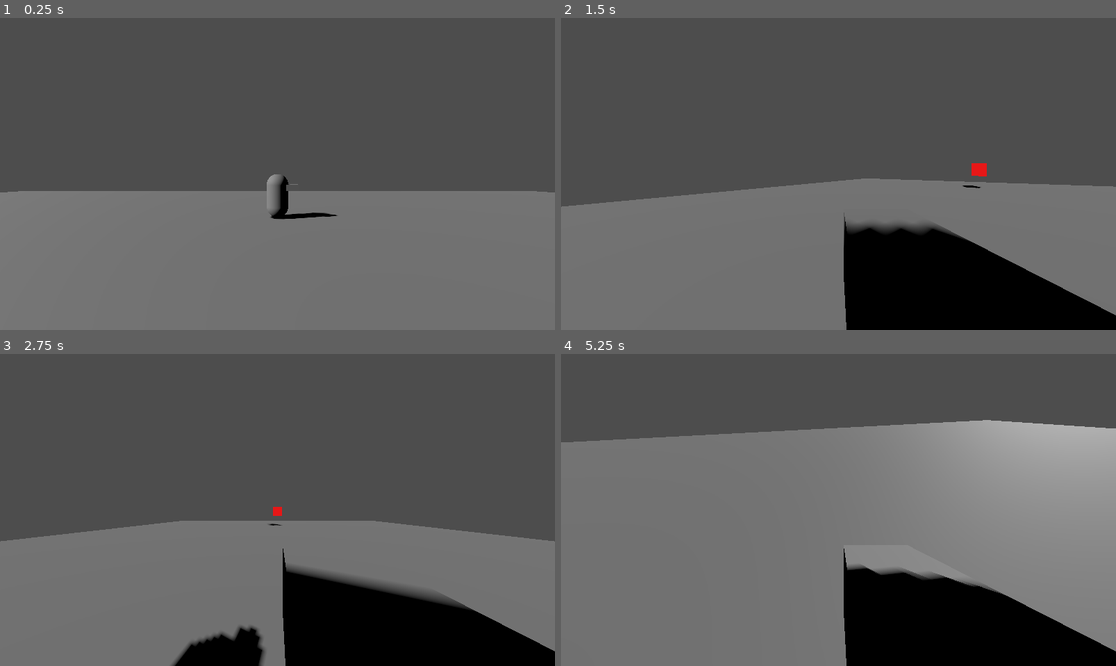
Above: before the commit, frames 1-4 (two rows, left to right).
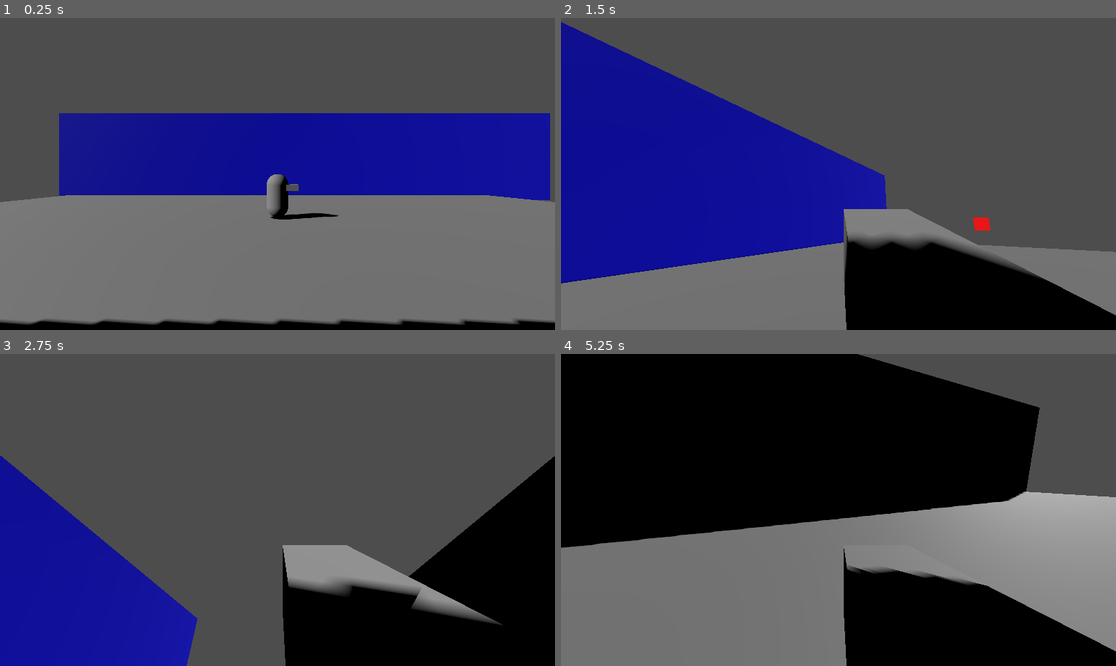
Above: after the commit, the same moments.

Repository: dama33/New-Game-Project
Game: Godot game, scene res://level.tscn
Two runs of this game, one before a commit and one after it. Both use one fixed random seed, a clock stepped at 60 frames per second and the inputs below.
Inputs (mouse positions are in pixels of both pictures, inside the frame that each line leads up to):
- Up to frame 1 (0.25 s): no input
- Up to frame 2 (1.5 s): tap Enter at 0.5 s; move the mouse to (866, 174) at 0.52 s; hold D (right) 0.53-1.28 s; right-click (866, 174) at 0.6 s; tap Ctrl (change_side_view, bound only after the commit) at 0.8, 1.35 s; tap Space at 1.25 s; move the mouse to (810, 174) at 1.27 s; hold A (left) from 1.28 s (still down)
- Up to frame 3 (2.75 s): right-click (249, 510) at 1.55 s; move the mouse to (288, 503) at 2.02 s; release A (left) at 2.03 s; hold D (right) from 2.03 s (still down); right-click (288, 503) at 2.1 s; tap Ctrl (change_side_view, bound only after the commit) at 2.3 s
- Up to frame 4 (5.25 s): tap Enter at 2.75 s; move the mouse to (832, 516) at 2.77 s; click (832, 516) at 2.85 s; right-click (832, 516) at 3.05 s; move the mouse to (877, 513) at 3.52 s; release D (right) at 3.53 s; hold A (left) from 3.53 s (still down); tap Ctrl (change_side_view, bound only after the commit) at 3.6, 5.1 s; tap Escape (change_mouse_mode, bound only before the commit) at 4.15 s; move the mouse to (672, 463) at 4.27 s; right-click (672, 463) at 4.35 s; tap Space at 5 s; move the mouse to (866, 510) at 5.02 s

The runs differ from the first frame. In frame 1, 26% of the frame differs, in the area x 0-100%, y 30-100%; in frame 2, 39%; in frame 3, 40%; in frame 4, 48%, in the area x 0-100%, y 0-78%.

Commit message:
added button and mouse aiming in side scrolling mode. Added got hit signal.

Diff:
--- a/block.tscn
+++ b/block.tscn
@@ -24,7 +24,7 @@
 [node name="HurtboxComponent" parent="." node_paths=PackedStringArray("health_component") instance=ExtResource("3_e2bb5")]
 health_component = NodePath("../HealthComponent")
 
-[node name="CollisionShape3D" type="CollisionShape3D" parent="HurtboxComponent"]
+[node name="Hurtbox" type="CollisionShape3D" parent="HurtboxComponent"]
 shape = SubResource("BoxShape3D_u52ul")
 
 [node name="Mesh" type="MeshInstance3D" parent="."]
--- /dev/null
+++ b/button.gd
@@ -0,0 +1,5 @@
+extends Node3D
+signal button_activated
+
+func _on_hurtbox_component_got_hit() -> void:
+	button_activated.emit()
--- /dev/null
+++ b/button.tscn
@@ -0,0 +1,34 @@
+[gd_scene load_steps=5 format=3 uid="uid://wjscx7l25mq2"]
+
+[ext_resource type="Script" uid="uid://38heqgx8aiwp" path="res://button.gd" id="1_n4tde"]
+[ext_resource type="Script" uid="uid://2r3m2jbolk7a" path="res://components/hurtbox_component.gd" id="1_r04n3"]
+
+[sub_resource type="StandardMaterial3D" id="StandardMaterial3D_r04n3"]
+albedo_color = Color(1, 0, 0, 1)
+
+[sub_resource type="CylinderShape3D" id="CylinderShape3D_n4tde"]
+height = 0.132568
+
+[node name="Button" type="Node3D"]
+script = ExtResource("1_n4tde")
+
+[node name="CSGCylinder3D" type="CSGCylinder3D" parent="."]
+transform = Transform3D(-4.37114e-08, -1, 0, 1, -4.37114e-08, 0, 0, 0, 1, 0.423, 0, 0)
+height = 0.35791
+material = SubResource("StandardMaterial3D_r04n3")
+
+[node name="CSGBox3D" type="CSGBox3D" parent="."]
+transform = Transform3D(1, 0, 0, 0, 1, 0, 0, 0, 1, 0.332092, 0, 0)
+use_collision = true
+size = Vector3(0.335815, 1, 1)
+
+[node name="HurtboxComponent" type="Area3D" parent="."]
+transform = Transform3D(-4.37114e-08, -1, 0, 1, -4.37114e-08, 0, 0, 0, 1, 0.438036, 0, 0)
+script = ExtResource("1_r04n3")
+
+[node name="CollisionShape3D" type="CollisionShape3D" parent="HurtboxComponent"]
+transform = Transform3D(1, 0, 0, 0, 1, 0, 0, 0, 1, -1.77636e-15, -0.141235, 0)
+shape = SubResource("CylinderShape3D_n4tde")
+
+[connection signal="area_entered" from="HurtboxComponent" to="HurtboxComponent" method="_on_area_entered"]
+[connection signal="got_hit" from="HurtboxComponent" to="." method="_on_hurtbox_component_got_hit"]
--- a/components/hurtbox_component.gd
+++ b/components/hurtbox_component.gd
@@ -1,11 +1,14 @@
-extends Node3D
+extends Area3D
 class_name HurtboxComponent
 
 @export var health_component:HealthComponent
+signal got_hit
 
 func get_hit(attack: Attack):
+	print("got hit")
 	if health_component:
 		health_component.damage(attack)
+	got_hit.emit()
 
 func _on_area_entered(area: Area3D) -> void:
 	print("ok")
--- a/components/hurtbox_component.tscn
+++ b/components/hurtbox_component.tscn
@@ -5,4 +5,6 @@
 [node name="HurtboxComponent" type="Area3D"]
 script = ExtResource("1_f5427")
 
+[node name="CollisionShape3D" type="CollisionShape3D" parent="."]
+
 [connection signal="area_entered" from="." to="." method="_on_area_entered"]
--- /dev/null
+++ b/door.gd
@@ -0,0 +1,18 @@
+extends Node3D
+
+var activated:bool
+var starting_rotation:float
+var ending_rotation:float
+
+func _ready() -> void:
+	starting_rotation = rotation.y
+	ending_rotation = rotation.y - deg_to_rad(90)
+
+func _on_button_button_activated() -> void:
+	activated = !activated
+
+func _process(delta: float) -> void:
+	if(activated):
+		rotation.y = lerp(rotation.y, ending_rotation,.05)
+	else:
+		rotation.y = lerp(rotation.y, starting_rotation, .05)
--- /dev/null
+++ b/door.tscn
@@ -0,0 +1,25 @@
+[gd_scene load_steps=4 format=3 uid="uid://dxqa3ofydqkqi"]
+
+[ext_resource type="Script" uid="uid://bke4mxabndmh6" path="res://door.gd" id="1_ba8gm"]
+
+[sub_resource type="StandardMaterial3D" id="StandardMaterial3D_hun61"]
+albedo_color = Color(0.423152, 0.223034, 0, 1)
+
+[sub_resource type="StandardMaterial3D" id="StandardMaterial3D_ba8gm"]
+albedo_color = Color(0, 0, 0, 1)
+
+[node name="Door" type="Node3D"]
+script = ExtResource("1_ba8gm")
+
+[node name="Rotator" type="Node3D" parent="."]
+transform = Transform3D(1, 0, 0, 0, 1, 0, 0, 0, 1, -0.310821, 0, 0)
+
+[node name="Wood" type="CSGBox3D" parent="Rotator"]
+transform = Transform3D(1, 0, 0, 0, 1, 0, 0, 0, 1, 0.00238562, 0, 0.000181556)
+size = Vector3(0.595581, 1, 0.0927734)
+material = SubResource("StandardMaterial3D_hun61")
+
+[node name="Handle" type="CSGBox3D" parent="Rotator/Wood"]
+transform = Transform3D(1, 0, 0, 0, 1, 0, 0, 0, 1, -0.22497, 0.062617, -0.0510885)
+size = Vector3(0.0375671, 0.106079, 0.00782422)
+material = SubResource("StandardMaterial3D_ba8gm")
--- a/level.tscn
+++ b/level.tscn
@@ -1,7 +1,9 @@
-[gd_scene load_steps=5 format=3 uid="uid://bkldbtyq531v2"]
+[gd_scene load_steps=9 format=3 uid="uid://bkldbtyq531v2"]
 
 [ext_resource type="PackedScene" uid="uid://dnsvq2ljshwsf" path="res://player.tscn" id="1_u52ul"]
 [ext_resource type="PackedScene" uid="uid://7bumajleonjm" path="res://block.tscn" id="2_vonw3"]
+[ext_resource type="PackedScene" uid="uid://wjscx7l25mq2" path="res://button.tscn" id="3_f2txt"]
+[ext_resource type="PackedScene" uid="uid://dxqa3ofydqkqi" path="res://door.tscn" id="4_1ainy"]
 
 [sub_resource type="BoxMesh" id="BoxMesh_vonw3"]
 size = Vector3(30, 2, 60)
@@ -9,7 +11,14 @@
 [sub_resource type="BoxShape3D" id="BoxShape3D_oi3di"]
 size = Vector3(30, 2, 60)
 
+[sub_resource type="StandardMaterial3D" id="StandardMaterial3D_vonw3"]
+albedo_color = Color(0, 0, 1, 1)
+
+[sub_resource type="StandardMaterial3D" id="StandardMaterial3D_oi3di"]
+albedo_color = Color(0.858824, 0, 0, 1)
+
 [node name="Level" type="Node3D"]
+transform = Transform3D(1, 0, 0, 0, 1, 0, 0, 0, 1, 0.000116348, 0.0133495, -0.0650105)
 
 [node name="DirectionalLight3D" type="DirectionalLight3D" parent="."]
 transform = Transform3D(-0.866025, -0.433013, 0.25, 0.493818, -0.662346, 0.563419, -0.078381, 0.61139, 0.787438, -0.0103626, 13.68, 5.755)
@@ -19,7 +28,7 @@
 transform = Transform3D(1, 0, 0, 0, 1, 0, 0, 0, 1, 0, 1.0053, 0)
 
 [node name="Floor" type="StaticBody3D" parent="."]
-transform = Transform3D(1, 0, 0, 0, 1, 0, 0, 0, 1, 0, -1, 0)
+transform = Transform3D(0.665, 0, 0, 0, 0.665, 0, 0, 0, 0.665, 0, -0.683235, 0)
 
 [node name="MeshInstance3D" type="MeshInstance3D" parent="Floor"]
 mesh = SubResource("BoxMesh_vonw3")
@@ -30,3 +39,21 @@
 
 [node name="Block" parent="." instance=ExtResource("2_vonw3")]
 transform = Transform3D(1, 0, 0, 0, 1, 0, 0, 0, 1, 0, 1.54453, -20.6511)
+
+[node name="BackWall" type="CSGBox3D" parent="."]
+transform = Transform3D(1, 0, 0, 0, 1, 0, 0, 0, 1, -10.506, 3.6543, -2.56811)
+size = Vector3(1, 8.30859, 46.9386)
+material = SubResource("StandardMaterial3D_vonw3")
+
+[node name="FrontWall" type="CSGBox3D" parent="."]
+transform = Transform3D(1, 0, 0, 0, 1, 0, 0, 0, 1, 10.5337, 3.6543, -2.56811)
+size = Vector3(1, 8.30859, 46.9386)
+material = SubResource("StandardMaterial3D_oi3di")
+
+[node name="Button" parent="FrontWall" instance=ExtResource("3_f2txt")]
+transform = Transform3D(-1, 0, -8.74228e-08, 0, 1, 0, 8.74228e-08, 0, -1, -0.42298, -0.400092, -17.6962)
+
+[node name="Door" parent="FrontWall" instance=ExtResource("4_1ainy")]
+transform = Transform3D(-8.74228e-08, 0, 2, 0, 2, 0, -2, 0, -8.74228e-08, -0.588095, -2.66196, -16.0562)
+
+[connection signal="button_activated" from="FrontWall/Button" to="FrontWall/Door" method="_on_button_button_activated"]
--- a/player.gd
+++ b/player.gd
@@ -9,12 +9,15 @@
 var bulletScene = preload("res://bullet.tscn")
 
 var is_first_person:bool
+var is_foreground_view:bool
 var inputDirection = Vector3.ZERO
+var mouse_pos
 
 func _ready() -> void:
 	level_camera.current = true
 	is_first_person = false
-	Input.mouse_mode = Input.MOUSE_MODE_CAPTURED
+	is_foreground_view = false
+	Input.mouse_mode = Input.MOUSE_MODE_VISIBLE
 
 func _physics_process(delta: float) -> void:
 	if is_first_person:
@@ -25,18 +28,27 @@
 func _process(_delta: float) -> void:
 	if Input.is_action_just_pressed("change_camera"):
 		if is_first_person:
+			Input.mouse_mode = Input.MOUSE_MODE_VISIBLE
 			level_camera.current = true
 			is_first_person = false;
 			rotation = Vector3.ZERO
 			pivot.rotation = Vector3.ZERO
+			#needs work, needs to update to previous looked direction
+			Input.warp_mouse(mouse_pos)
 		else:
 			first_person_camera.current = true
 			is_first_person = true
-	if Input.is_action_just_pressed("change_mouse_mode"):
-			if Input.mouse_mode == Input.MOUSE_MODE_VISIBLE:
-				Input.mouse_mode = Input.MOUSE_MODE_CAPTURED
-			else:
-				Input.mouse_mode = Input.MOUSE_MODE_VISIBLE
+			rotation = pivot.rotation
+			pivot.rotation = Vector3.ZERO
+			mouse_pos = get_viewport().get_mouse_position()
+			Input.mouse_mode = Input.MOUSE_MODE_CAPTURED
+	if Input.is_action_just_pressed("change_side_view"):
+		if !is_first_person:
+			is_foreground_view = !is_foreground_view
+			%LevelCamera.position.x *= -1
+			%LevelCamera.rotation.y *= -1
+
+
 	if Input.is_action_just_pressed("shoot"):
 		shoot()
 
@@ -45,10 +57,22 @@
 		if event is InputEventMouseMotion:
 			rotate_y(-event.relative.x * mouse_sensitivity)
 			pivot.rotate_x(-event.relative.y * mouse_sensitivity)
+			pivot.rotation.x = clamp(pivot.rotation.x, deg_to_rad(-90), deg_to_rad(90))
 	else:
-		inputDirection.z = Input.get_axis("right", "left")
+		if event is InputEventMouseMotion:
+			var space_state = get_world_3d().direct_space_state
+			var mousepos = get_viewport().get_mouse_position()
+			var origin = %LevelCamera.project_ray_origin(mousepos)
+			var end = origin + %LevelCamera.project_ray_normal(mousepos) * 1000
+			var query = PhysicsRayQueryParameters3D.create(origin, end)
+			query.collide_with_areas = true
+			var result = space_state.intersect_ray(query)
+			pivot.look_at(Vector3(0,result.position.y,result.position.z), Vector3.UP)
 
-
+		if !is_foreground_view:
+			inputDirection.z = Input.get_axis("right", "left")
+		else:
+			inputDirection.z = Input.get_axis("left", "right")
 
 func shoot():
 	#This shit does NOT work
--- a/player.tscn
+++ b/player.tscn
@@ -8,6 +8,8 @@
 [sub_resource type="CapsuleShape3D" id="CapsuleShape3D_sh265"]
 
 [sub_resource type="CapsuleMesh" id="CapsuleMesh_sh265"]
+
+[sub_resource type="WorldBoundaryShape3D" id="WorldBoundaryShape3D_4flbx"]
 
 [node name="Node3D" type="CharacterBody3D" node_paths=PackedStringArray("first_person_camera", "level_camera", "pivot", "bulletSpawner")]
 script = ExtResource("1_4flbx")
@@ -20,6 +22,7 @@
 transform = Transform3D(1, 0, 0, 0, 1, 0, 0, 0, 1, 0, 0.689272, 0)
 
 [node name="FirstPersonCamera" type="Camera3D" parent="Pivot"]
+unique_name_in_owner = true
 
 [node name="Arm" type="Node3D" parent="Pivot"]
 transform = Transform3D(1, 0, 0, 0, 1, 0, 0, 0, 1, 0.174, -0.315, 0)
@@ -36,8 +39,26 @@
 shape = SubResource("CapsuleShape3D_sh265")
 
 [node name="LevelCamera" type="Camera3D" parent="."]
+unique_name_in_owner = true
 transform = Transform3D(-4.37114e-08, 0, 1, 0, 1, 0, -1, 0, -4.37114e-08, 9.412, 1, 0)
 current = true
 
 [node name="MeshInstance3D" type="MeshInstance3D" parent="."]
 mesh = SubResource("CapsuleMesh_sh265")
+
+[node name="AimableAreaBackground" type="Area3D" parent="."]
+collision_layer = 32768
+collision_mask = 32768
+
+[node name="WorldBoundaryShape3D" type="CollisionShape3D" parent="AimableAreaBackground"]
+transform = Transform3D(-4.37114e-08, 1, 0, -1, -4.37114e-08, 0, 0, 0, 1, 0, 0, 0)
+shape = SubResource("WorldBoundaryShape3D_4flbx")
+
+[node name="AimableAreaForeground" type="Area3D" parent="."]
+transform = Transform3D(-1, 0, -8.74228e-08, 0, 1, 0, 8.74228e-08, 0, -1, 0, 0, 0)
+collision_layer = 32768
+collision_mask = 32768
+
+[node name="WorldBoundaryShape3D" type="CollisionShape3D" parent="AimableAreaForeground"]
+transform = Transform3D(-4.37114e-08, 1, 0, -1, -4.37114e-08, 0, 0, 0, 1, 0, 0, 0)
+shape = SubResource("WorldBoundaryShape3D_4flbx")
--- a/project.godot
+++ b/project.godot
@@ -41,9 +41,9 @@
 "events": [Object(InputEventMouseButton,"resource_local_to_scene":false,"resource_name":"","device":-1,"window_id":0,"a …(258 unchanged characters)…
 ]
 }
-change_mouse_mode={
+change_side_view={
 "deadzone": 0.2,
-"events": [Object(InputEventKey,"resource_local_to_scene":fa …(145 unchanged characters)… lse,"keycode":0,"physical_keycode":4194305,"key_label":0,"unicode":0,"location":0,"echo":false,"script":null)
+"events": [Object(InputEventKey,"resource_local_to_scene":fa …(145 unchanged characters)… lse,"keycode":0,"physical_keycode":4194326,"key_label":0,"unicode":0,"location":0,"echo":false,"script":null)
 ]
 }
 shoot={
@@ -51,3 +51,8 @@
 "events": [Object(InputEventMouseButton,"resource_local_to_scene":false,"resource_name":"","device":-1,"window_id":0,"a …(257 unchanged characters)…
 ]
 }
+
+[layer_names]
+
+3d_physics/layer_1="Hurtbox?"
+3d_physics/layer_16="Mouse Collision"
Not shown, added: button.gd.uid
Not shown, added: door.gd.uid
Not shown: 1 places in player.tscn that only renumber resources
